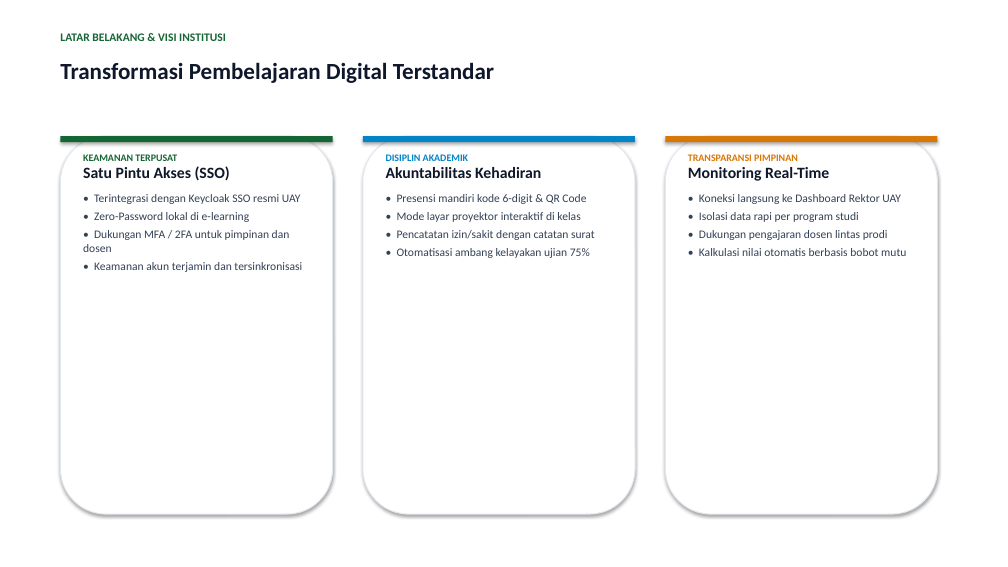
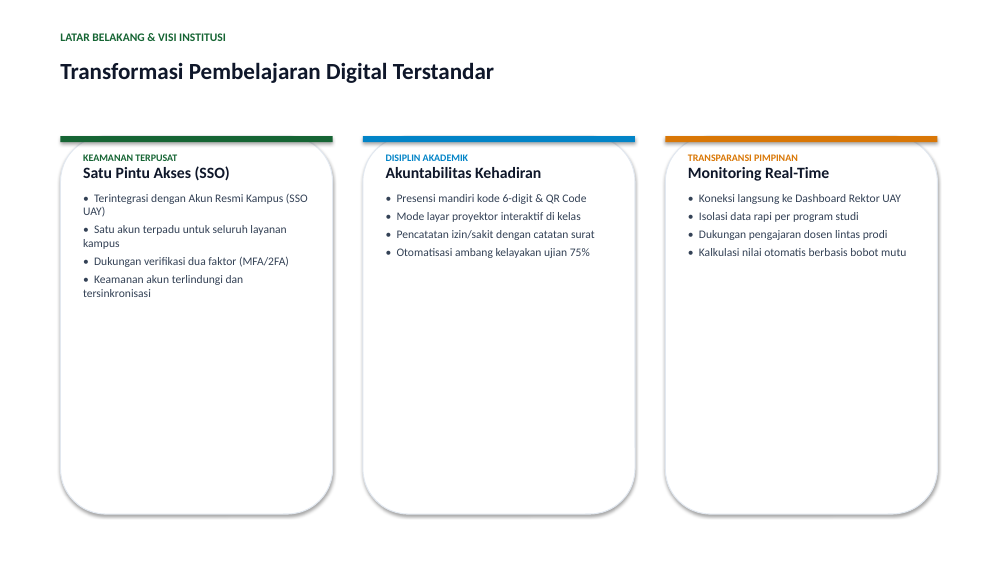
Before and after one commit to madan6557/e-learning-uay, a slide deck: slide 2 of docs/Sosialisasi dan Panduan Penggunaan E-Learning UAY.pptx. Drawn at 1008x567 pixels with LibreOffice and Linux fonts; fonts in the diff are those of the drawing. Boxes give left, top, right and bottom in pixels: in the first picture for what was removed or moved away, otherwise in the second. Text is boxed around its words. In the diff, an @@ line names an element or a change of style, - is before the commit and + after.

```diff
--- a/docs/Sosialisasi dan Panduan Penggunaan E-Learning UAY.pptx
+++ b/docs/Sosialisasi dan Panduan Penggunaan E-Learning UAY.pptx
@@ text at (x1=83, y1=194, x2=308, y2=297): text changed @@
-• Terintegrasi dengan Keycloak SSO resmi UAY
-• Zero-Password lokal di e-learning
-• Dukungan MFA / 2FA untuk pimpinan dan dosen
-• Keamanan akun terjamin dan tersinkronisasi
+• Terintegrasi dengan Akun Resmi Kampus (SSO UAY)
+• Satu akun terpadu untuk seluruh layanan kampus
+• Dukungan verifikasi dua faktor (MFA/2FA)
+• Keamanan akun terlindungi dan tersinkronisasi
```
Also in this commit, not shown: 3 other slides changed, 27 other files.
